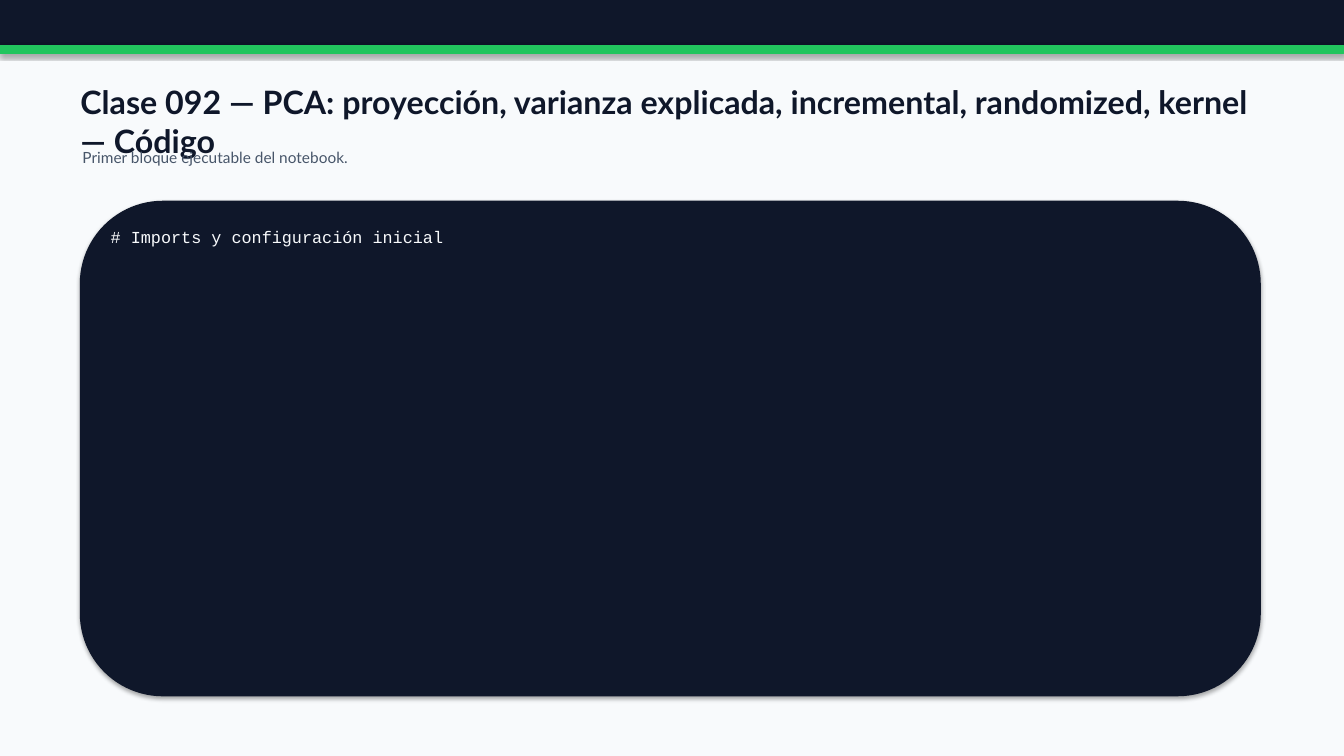
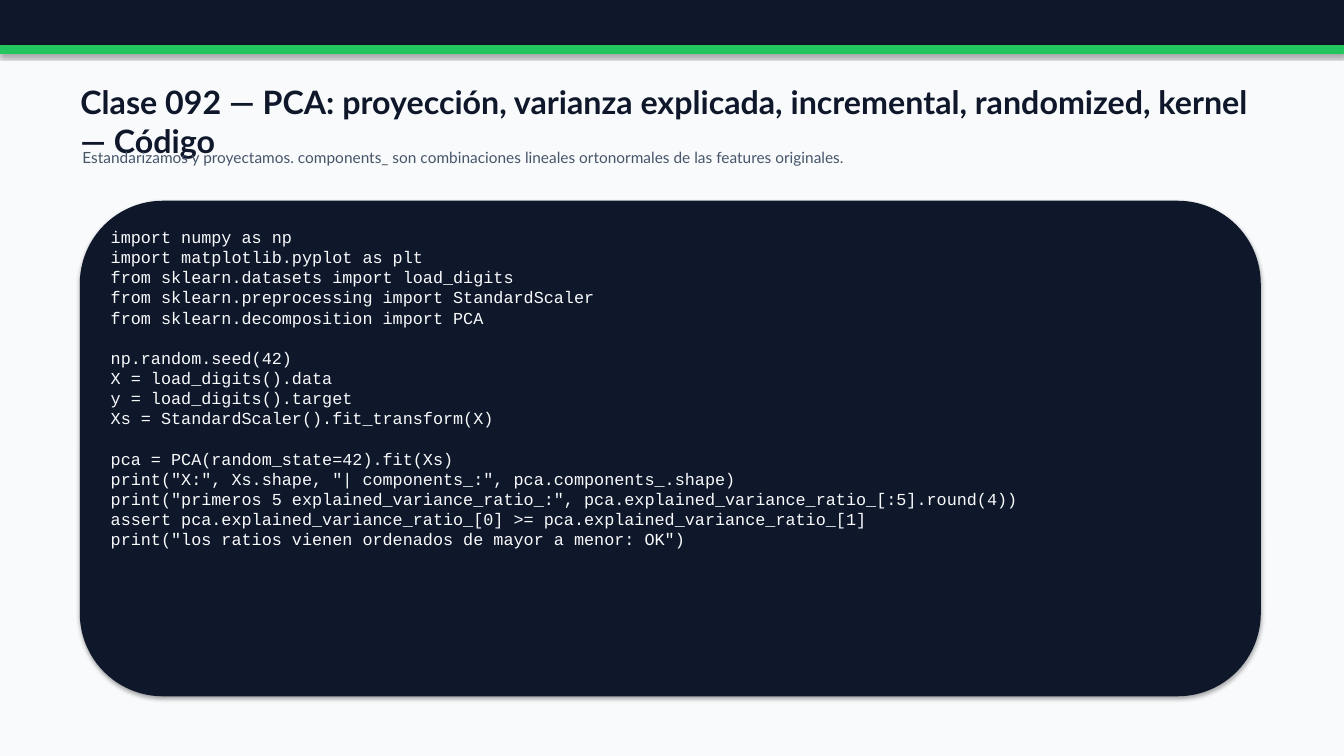
Before and after one commit to vladimiracunadev-create/python-data-science-bootcamp, a slide deck: slide 219 of docs/presentaciones/parts/parte-1-machine-learning-clasico-completa.pptx. Drawn at 1344x756 pixels with LibreOffice and Linux fonts; fonts in the diff are those of the drawing. Boxes give left, top, right and bottom in pixels: in the first picture for what was removed or moved away, otherwise in the second. Text is boxed around its words. In the diff, an @@ line names an element or a change of style, - is before the commit and + after.

```diff
--- a/docs/presentaciones/parts/parte-1-machine-learning-clasico-completa.pptx
+++ b/docs/presentaciones/parts/parte-1-machine-learning-clasico-completa.pptx
@@ text at box(82, 149, 843, 166): text changed @@
-Primer bloque ejecutable del notebook.
+Estandarizamos y proyectamos. components_ son combinaciones lineales ortonormales de las features originales.
@@ text at box(111, 231, 1017, 549): text changed @@
-# Imports y configuración inicial
+import numpy as np
+import matplotlib.pyplot as plt
+from sklearn.datasets import load_digits
+from sklearn.preprocessing import StandardScaler
+from sklearn.decomposition import PCA
+np.random.seed(42)
+X = load_digits().data
+y = load_digits().target
+Xs = StandardScaler().fit_transform(X)
+pca = PCA(random_state=42).fit(Xs)
+print("X:", Xs.shape, "| components_:", pca.components_.shape)
+print("primeros 5 explained_variance_ratio_:", pca.explained_variance_ratio_[:5].round(4))
+assert pca.explained_variance_ratio_[0] >= pca.explained_variance_ratio_[1]
+print("los ratios vienen ordenados de mayor a menor: OK")
```
Also in this commit, not shown: 42 other slides changed, 19 other files.
